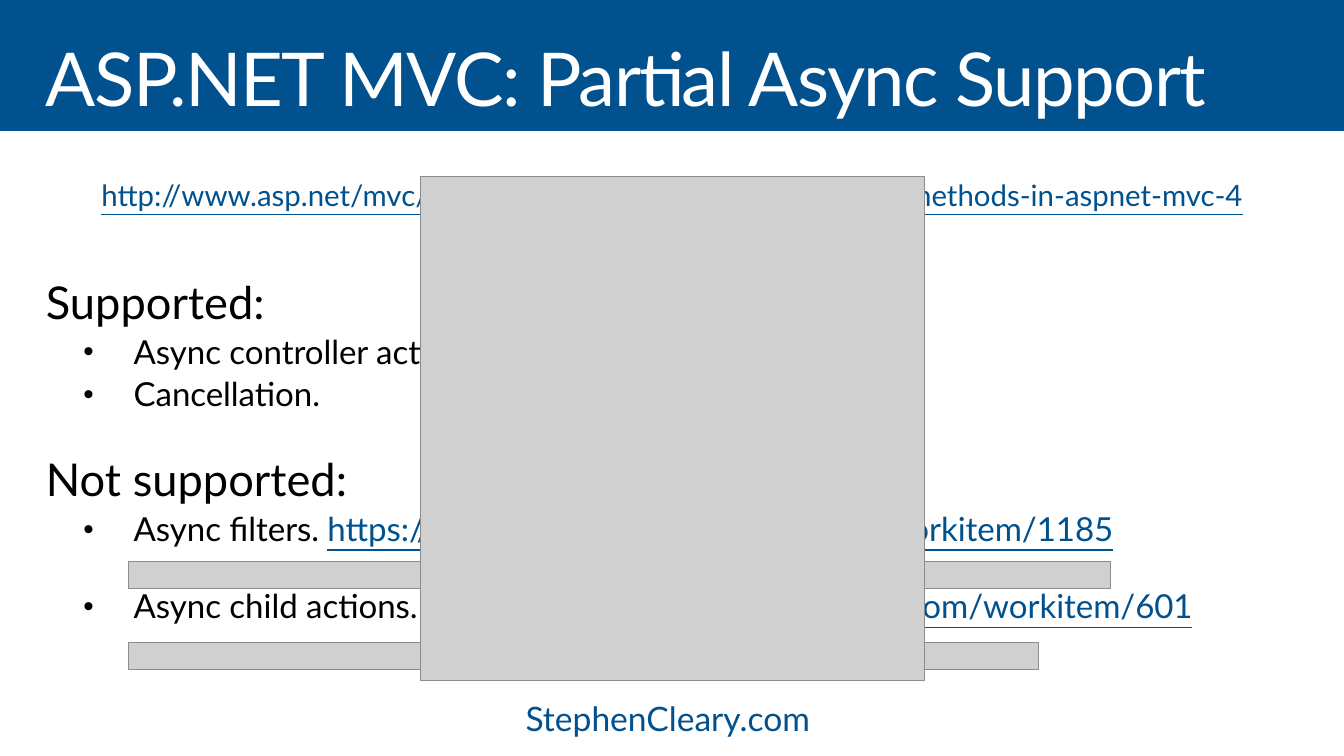
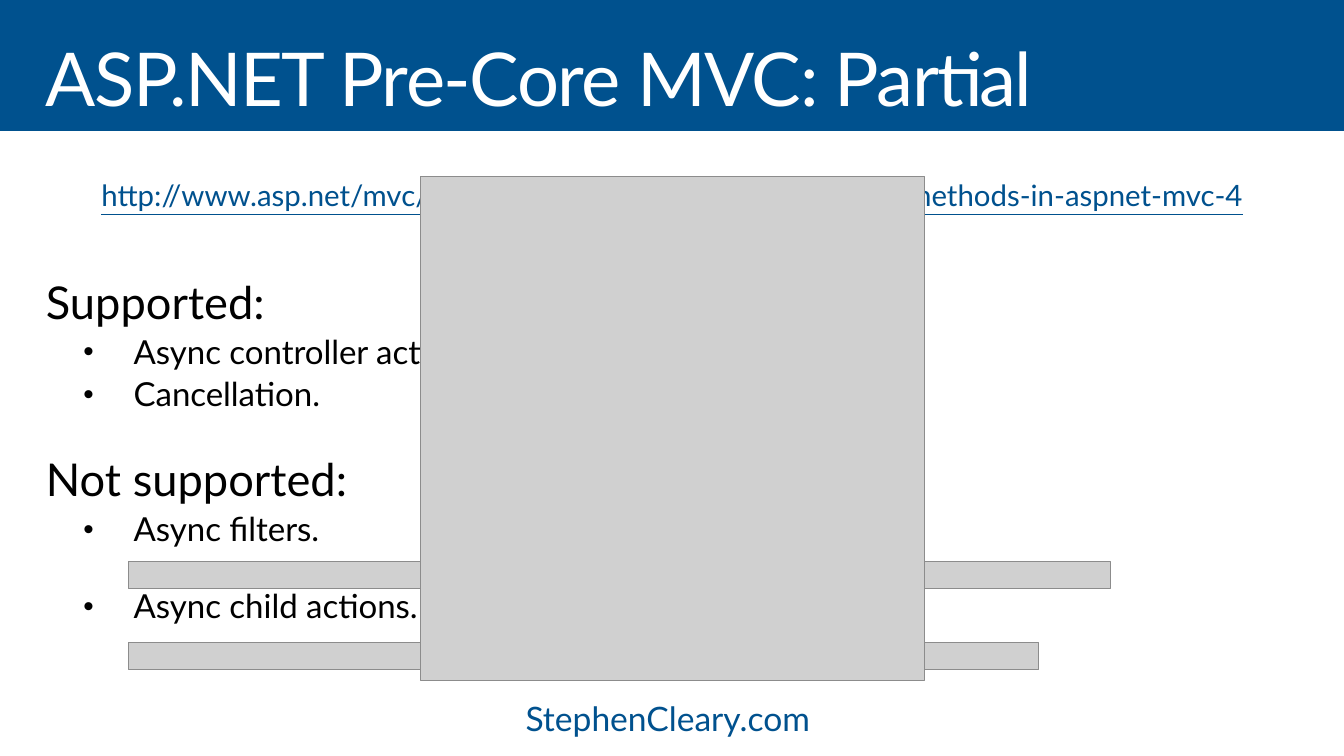
Before and after one commit to StephenCleary/Presentations, a slide deck: slide 40 of Async Servers/Intro to Async ASP.NET - 16.9.pptx. Drawn at 1344x756 pixels with LibreOffice and Linux fonts; fonts in the diff are those of the drawing; grey boxes stand for pictures. Boxes give left, top, right and bottom in pixels: in the first picture for what was removed or moved away, otherwise in the second. Text is boxed around its words. In the diff, an @@ line names an element or a change of style, - is before the commit and + after.

```diff
--- a/Async Servers/Intro to Async ASP.NET - 16.9.pptx
+++ b/Async Servers/Intro to Async ASP.NET - 16.9.pptx
@@ title at <box>46,51,1032,200</box>: text changed @@
-ASP.NET MVC: Partial Async Support
+ASP.NET Pre-Core MVC: Partial Support
@@ text at <box>134,516,418,624</box>: text changed; text colour #00518E to #000000 @@
-  • Async filters. https://aspnetwebstack.codeplex.com/workitem/1185
-  • Async child actions. https://aspnetwebstack.codeplex.com/workitem/601
+  • Async filters.
+  • Async child actions.
```
Also in this commit, not shown: 18 other slides changed, 1 slide added, 1 slide removed, 5 other files.
